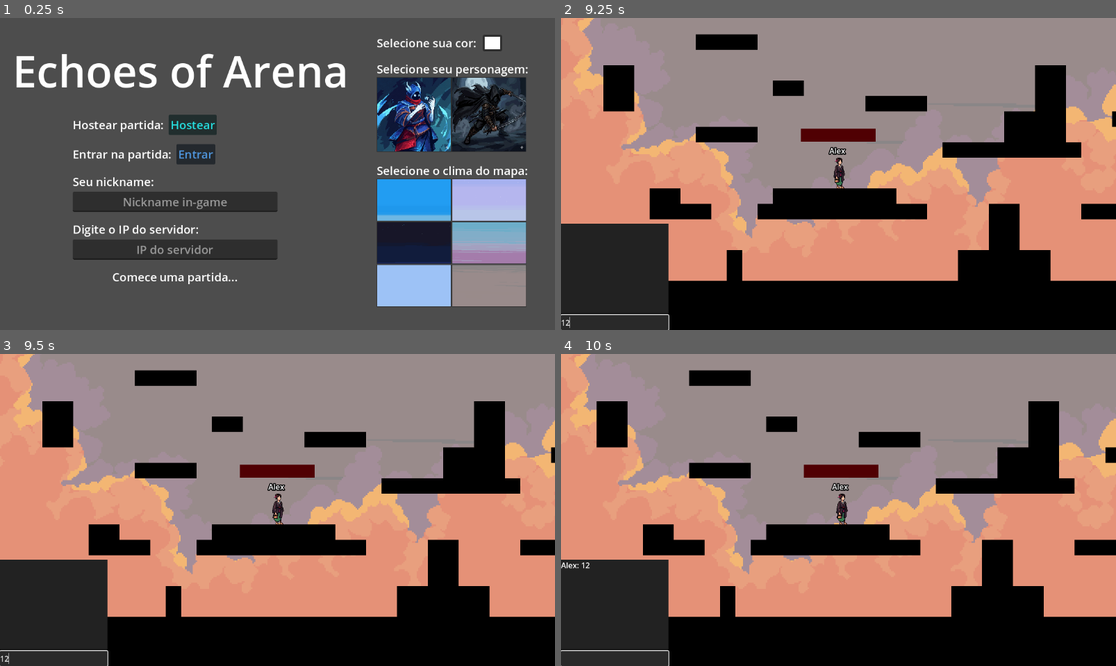
Above: before the commit, frames 1-4 (two rows, left to right).
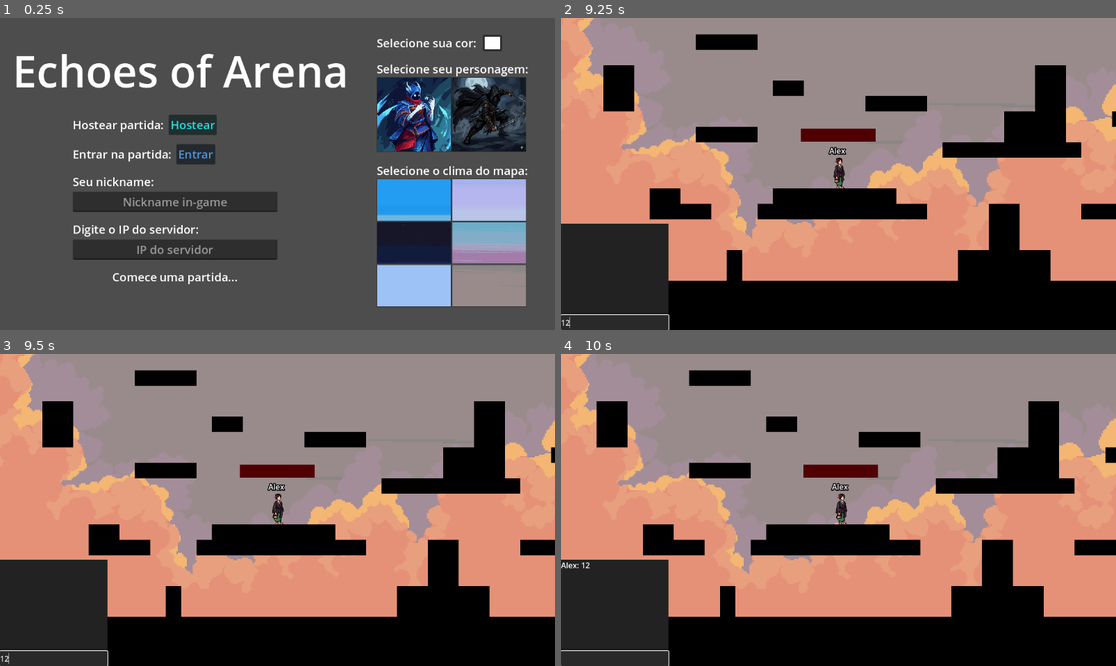
Above: after the commit, the same moments.

Repository: ramalhoproject/echoes-of-arena
Game: Godot game, scene res://maps/Lobby.tscn
The game is run twice, just before and just after one commit, with the same random seed, the same clock (stepped at 60 frames per second) and the same inputs.
Inputs (mouse positions are in pixels of both pictures, inside the frame that each line leads up to):
- Up to frame 1 (0.25 s): no input
- Up to frame 2 (9.25 s): click (738, 202) at 0.52 s; type "Alex" at 0.6 s; click (738, 248) at 0.75 s; type "12" at 0.83 s; click "Entrar" at 1.25 s; click (977, 114) at 2 s; click (1049, 114) at 2.75 s; click (977, 198) at 3.5 s; click (1049, 198) at 4.25 s; click (977, 242) at 5 s; click (1049, 242) at 5.75 s; click (977, 286) at 6.5 s; click (1049, 286) at 7.25 s; click "Hostear" at 8 s; click (616, 323) at 8.77 s; type "12" at 8.85 s
- Up to frame 3 (9.5 s): no input
- Up to frame 4 (10 s): tap Enter (ui_accept) at 9.5, 9.77 s; hold Right (ui_right) from 9.53 s (still down); hold Shift (shift) from 9.53 s (still down)

Frames 1-3 are identical in both runs. In frame 4, 0.2% of the frame differs, in the area x 5-99%, y 0-70%.

Commit message:
Melhorado algumas responsividades do player movement

Diff:
--- a/player/base/PlayerAnimations.gd
+++ b/player/base/PlayerAnimations.gd
@@ -60,7 +60,7 @@
 
 	if horizontalSpeed == 0:
 		play("idle")
-	elif horizontalSpeed > player.speed / 2.0:
+	elif horizontalSpeed > player.maxSpeed / 2.0:
 		play("run")
 	else:
 		play("walk")
--- a/player/base/PlayerMovement.gd
+++ b/player/base/PlayerMovement.gd
@@ -8,23 +8,25 @@
 const JUMP_GRAVITY : float = 1400.0
 const FALL_GRAVITY : float = 1800.0
 
-## COYOTE_TIME: Permite pular mesmo após deixar a plataforma (ajuda no Game Feel)
-const COYOTE_TIME : float = 2.0
-
-## JUMP_BUFFER_TIME: Salva o input de pulo antes de tocar o chão para executá-lo ao pousar
-const JUMP_BUFFER_TIME : float = 0.15
-
 # ==============================================================================
 # VARIÁVEIS EXPORT (@export)
 # ==============================================================================
 @export_group("Movimentação Horizontal")
-@export var speed : float = 250.0
-@export var acceleration : float = 2400.0
-@export var friction : float = 1800.0
+@export var maxSpeed : float = 250.0
+@export var timeToReachMaxSpeed : float = 0.1
+var acceleration : float
+@export var timeToReachZeroSpeed : float = 0.1
+var deceleration : float
 
-@export_group("Salto")
-@export var jumpForce : float = 600.0
+@export_group("Salto e Gravidade")
+@export var jumpForce : float = 650.0
 @export var jumpCutoffValue : float = 0.3
+@export var terminalVelocity : float = 700.0
+@export var descendingGravityFactor: float = 1.7
+@export var canDoubleJump : bool = true
+@export var maxJumps : int = 2
+@export var coyoteTime : float = 0.2 ## coyoteTime: Permite pular mesmo após deixar a plataforma (ajuda no Game Feel)
+@export var jumpBufferTime : float = 0.15 ## jumpBufferTime: Salva o input de pulo antes de tocar o chão para executá-lo ao pousar
 
 @export_group("Configurações de Colisão")
 @export var headShiftAmount : float = 10.0
@@ -38,9 +40,17 @@
 # ==============================================================================
 var coyoteTimer : float = 0.0
 var jumpBufferTimer : float = 0.0
+var jumpsRemaining : int = 0 # Contador interno de pulos
 
 @onready var rayLeft : RayCast2D = $HeadCollision/RayCastLeft
 @onready var rayRight : RayCast2D = $HeadCollision/RayCastRight
+
+# ==============================================================================
+# CICLO DE VIDA
+# ==============================================================================
+func _ready() -> void:
+	acceleration = maxSpeed / timeToReachMaxSpeed
+	deceleration = maxSpeed / timeToReachZeroSpeed
 
 # ==============================================================================
 # LOOP PRINCIPAL (Física)
@@ -49,37 +59,47 @@
 	if not is_multiplayer_authority():
 		return
 
-	_updateTimers(delta)
-	_handleInputLogic()
-
-	_handleMovement(delta)
-	_handleJump(delta)
-	_applyGravity(delta)
-	_handleCornerCorrection()
+	_update_timers(delta)
+	_handle_input_logic()
+	_handle_movement(delta)
+	_handle_jump(delta)
+	_apply_gravity(delta)
+	_handle_corner_correction()
 
 	move_and_slide()
 
 # ==============================================================================
 # PROCESSAMENTO DE ESTADOS
 # ==============================================================================
-func _updateTimers(delta: float) -> void:
+func _update_timers(delta: float) -> void:
+	var wasCoyoteAvailable = coyoteTimer > 0.0
+
 	coyoteTimer -= delta
 	jumpBufferTimer -= delta
 
 	if is_on_floor():
-		coyoteTimer = COYOTE_TIME
+		coyoteTimer = coyoteTime
+		jumpsRemaining = maxJumps
+	else:
+		# --- LÓGICA DE EXPIRAÇÃO DO COYOTE ---
+		# Se o coyote estava disponível no frame anterior e agora acabou...
+		if wasCoyoteAvailable and coyoteTimer <= 0.0:
+			# Se o player ainda tem todos os pulos (ou seja, caiu e não pulou)
+			if jumpsRemaining == maxJumps:
+				# Ele perde o pulo "do chão", restando apenas os extras
+				jumpsRemaining -= 1
 
-func _handleInputLogic() -> void:
+func _handle_input_logic() -> void:
 	# Verifica a intenção de pulo vinda do script de input
 	if playerInput.jumpIntent:
-		jumpBufferTimer = JUMP_BUFFER_TIME
+		jumpBufferTimer = jumpBufferTime
 		playerInput.jumpIntent = false
 
 # ==============================================================================
 # MÉTODOS DE MOVIMENTAÇÃO
 # ==============================================================================
-func _handleMovement(delta: float) -> void:
-	var targetSpeed = speed
+func _handle_movement(delta: float) -> void:
+	var targetSpeed = maxSpeed
 
 	if playerInput.shiftPressed:
 		targetSpeed /= 3.0
@@ -89,27 +109,36 @@
 	if playerInput.movementDirection != 0:
 		velocity.x = move_toward(velocity.x, targetVelocityX, acceleration * delta)
 	else:
-		velocity.x = move_toward(velocity.x, 0.0, friction * delta)
+		velocity.x = move_toward(velocity.x, 0.0, deceleration * delta)
 
-func _handleJump(_delta: float) -> void:
+func _handle_jump(_delta: float) -> void:
 	# Lógica de início de pulo (Buffer + Coyote)
 	if jumpBufferTimer > 0.0 and coyoteTimer > 0.0:
-		velocity.y = -jumpForce
-		jumpBufferTimer = 0.0
-		coyoteTimer = 0.0
+		_execute_jump()
+		# Ao pular do chão, removemos o pulo do chão e o pulo extra (se houver apenas 2)
+		# Ou simplesmente decrementamos para manter a lógica de múltiplos pulos
+		jumpsRemaining -= 1
+	# 2. SALTO ADICIONAL (Pulo Duplo no Ar)
+	elif jumpBufferTimer > 0.0 and canDoubleJump and jumpsRemaining > 0:
+		# Se estamos no ar e o coyote time acabou, mas ainda temos pulos restantes
+		if not is_on_floor():
+			_execute_jump()
+			jumpsRemaining -= 1
 
-		if playerInput.jumpReleased:
-			velocity.y *= jumpCutoffValue
-			playerInput.jumpReleased = false
-
-	# Lógica de corte (Pulo Variável)
+	# Lógica de corte (Pulo Variável) - Mantém a mesma
 	if playerInput.jumpReleased:
 		if velocity.y < 0.0:
 			velocity.y *= jumpCutoffValue
 
 		playerInput.jumpReleased = false
 
-func _applyGravity(delta: float) -> void:
+## Função auxiliar para aplicar a força do pulo e resetar o buffer
+func _execute_jump() -> void:
+	velocity.y = -jumpForce
+	jumpBufferTimer = 0.0
+	coyoteTimer = 0.0 # Consome o coyote time ao pular
+
+func _apply_gravity(delta: float) -> void:
 	if is_on_floor():
 		return
 
@@ -119,16 +148,41 @@
 # ==============================================================================
 # CORREÇÃO DE COLISÃO
 # ==============================================================================
-func _handleCornerCorrection() -> void:
+func _handle_corner_correction() -> void:
 	if velocity.y >= 0:
 		return
 
 	var leftHit = rayLeft.is_colliding()
 	var rightHit = rayRight.is_colliding()
 
-	if rightHit and not leftHit:
-		global_position.x -= headShiftAmount
-		velocity.x = -headShiftSpeed
-	elif leftHit and not rightHit:
-		global_position.x += headShiftAmount
-		velocity.x = headShiftSpeed
+	if leftHit == rightHit: return
+
+	var currentYVelocity = velocity.y
+
+	if rightHit:
+		# 1. Ponto X onde o raio atingiu a plataforma
+		var collisionX = rayRight.get_collision_point().x
+
+		# 2. Como o raio é vertical, o collisionX é a "nossa posição".
+		# Queremos saber onde a plataforma TERMINA à esquerda desse ponto.
+		# Para isso, usamos o ponto de colisão e arredondamos para encontrar a borda do Tile.
+		# Se seus tiles têm 32px, a quina estará em múltiplos de 32.
+
+		var tileEdgeX = floor(collisionX / 32.0) * 32.0
+
+		# 3. A distância que precisamos mover é a diferença entre a
+		# nossa borda direita (rayRight) e a quina da plataforma (tileEdgeX)
+		var pushAmount = tileEdgeX - rayRight.global_position.x
+
+		global_position.x += pushAmount - 0.1
+		velocity.y = currentYVelocity
+	elif leftHit:
+		var collisionX = rayLeft.get_collision_point().x
+
+		# Para o lado esquerdo, queremos a quina à DIREITA (ceil)
+		var tileEdgeX = ceil(collisionX / 32.0) * 32.0
+
+		var pushAmount = tileEdgeX - rayLeft.global_position.x
+
+		global_position.x += pushAmount + 0.1
+		velocity.y = currentYVelocity
